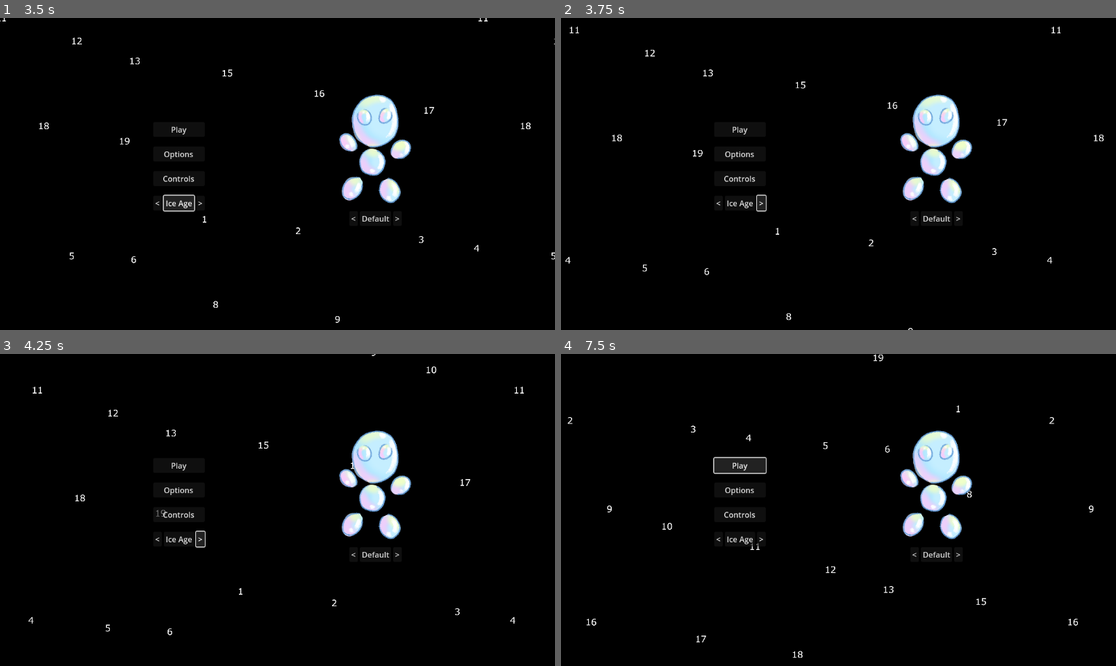
Above: before the commit, frames 1-4 (two rows, left to right).
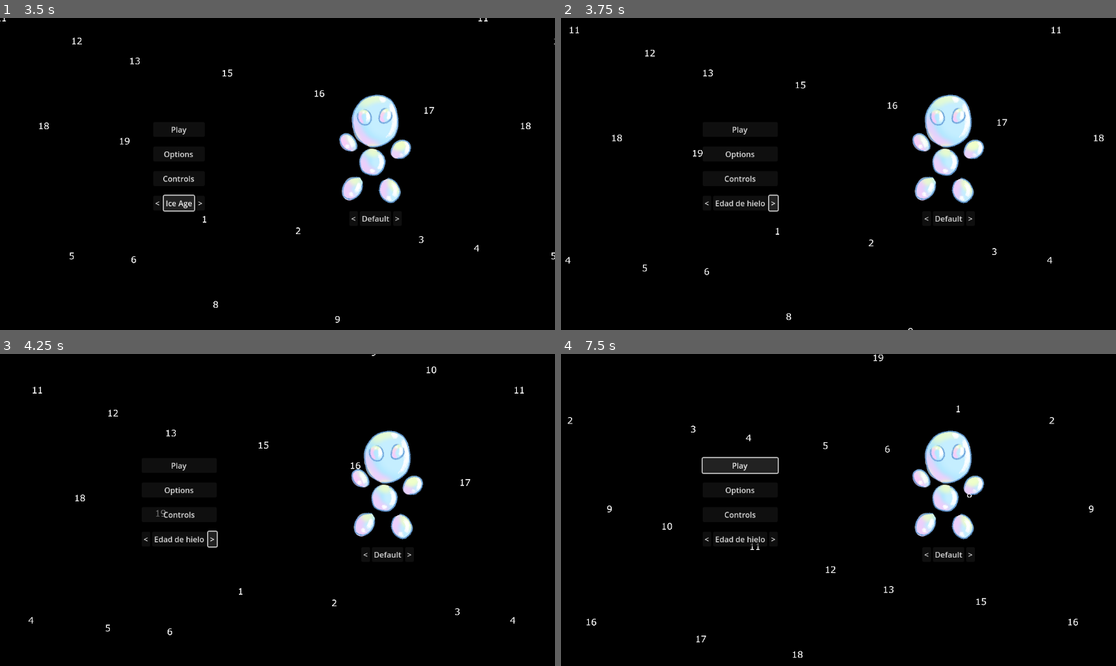
Above: after the commit, the same moments.

Repository: DiossFer/GameJam25-Articuno
Game: Godot game, scene res://menu.tscn
The game is run twice, just before and just after one commit, with the same random seed, the same clock (stepped at 60 frames per second) and the same inputs. The project has no main scene, so this scene is started directly.
Inputs (mouse positions are in pixels of both pictures, inside the frame that each line leads up to):
- Up to frame 1 (3.5 s): click "Options" at 0.5 s; click "Controls" at 1.25 s; click "<" at 2 s; click "Ice Age" at 2.75 s
- Up to frame 2 (3.75 s): click ">" at 3.5 s
- Up to frame 3 (4.25 s): no input
- Up to frame 4 (7.5 s): click (738, 538) at 4.25 s, where only the run after the commit has a clickable "Edad de hielo"; click "<" at 5 s; click "Default" at 5.75 s; click ">" at 6.5 s; click "Play" at 7.25 s

Frame 1 is identical in both runs. In frame 2, 3.5% of the frame differs, in the area x 25-77%, y 24-66%; in frame 3, 3.5%; in frame 4, 3.6%.

Commit message:
Menu Update Buttons

Diff:
--- /dev/null
+++ b/gamejamprojectarticuno/menu.gd
@@ -0,0 +1,107 @@
+extends Control
+
+var mute
+var mapa
+var skin
+
+var nivel = 0
+
+# Called when the node enters the scene tree for the first time.
+func _ready() -> void:
+	load_settings()
+
+
+
+# Called every frame. 'delta' is the elapsed time since the previous frame.
+func _process(delta: float) -> void:
+	pass
+
+
+func _on_right_b_skin_pressed() -> void:
+	pass # Derecha Skin
+
+
+func _on_left_b_skin_pressed() -> void:
+	pass # Izquierda Skin
+
+
+func _on_right_b_level_pressed() -> void:
+	#nivel = obtener_nivel()
+	nivel += 1
+	nivel %= 5
+	print(nivel)
+	actualizar_mapa()
+	actualizar_interfaz()
+
+	save_settings()
+
+
+func _on_left_b_level_pressed() -> void:
+	pass # Izquierda Level
+
+
+func _on_controls_pressed() -> void:
+	pass # Controls Scene #TODO
+
+
+func _on_options_pressed() -> void:
+	pass # Options Scene #TODO
+
+
+func _on_play_pressed() -> void:
+	pass # Game Scene #TODO
+
+func save_settings():
+	var config = ConfigFile.new()
+
+	config.set_value("audio", "audio", mute)
+	config.set_value("juego", "mapa", mapa)
+	config.set_value("juego", "skin", skin)
+
+	config.save("settings.cfg")
+
+
+
+func load_settings():
+	var config = ConfigFile.new()
+
+	config.load("settings.cfg")
+
+	mute = config.get_value("audio", "mute", false)
+	mapa = config.get_value("juego", "mapa", "jungle")
+	skin = config.get_value("juego", "skin", "Default")
+
+func obtener_nivel () -> int:
+
+	var num = 0
+
+	if (mapa=="Jungla"):
+		num=0
+	elif (mapa=="Edad de hielo"):
+		num=1
+	elif (mapa=="Volcan"):
+		num=2
+	elif (mapa=="Edad media"):
+		num=3
+	elif (mapa=="Cyberpunk"):
+		num=4
+
+	return num
+
+
+
+func actualizar_mapa ():
+	if (nivel==0):
+		mapa="Jungla"
+	elif (nivel==1):
+		mapa="Edad de hielo"
+	elif (nivel==2):
+		mapa="Volcan"
+	elif (nivel==3):
+		mapa="Edad media"
+	elif (nivel==4):
+		mapa="Cyberpunk"
+
+func actualizar_interfaz ():
+	$"HBoxContainer/VBoxContainer/HBoxContainer/mapa".text = mapa
+	pass#TODO
--- a/gamejamprojectarticuno/menu.tscn
+++ b/gamejamprojectarticuno/menu.tscn
@@ -1,7 +1,8 @@
-[gd_scene load_steps=3 format=3 uid="uid://cpiy3yaroyvu2"]
+[gd_scene load_steps=4 format=3 uid="uid://cpiy3yaroyvu2"]
 
+[ext_resource type="Script" path="res://menu.gd" id="1_0t03q"]
 [ext_resource type="Texture2D" uid="uid://g7ds11do33qh" path="res://Assets/Sprites/Pompa.png" id="1_qj2ld"]
-[ext_resource type="PackedScene" uid="uid://ba7ibhe6ikme" path="res://Scenes/parallax_background.tscn" id="2_f587w"]
+[ext_resource type="PackedScene" uid="uid://bosxs58l0kwmg" path="res://Scenes/parallax_background.tscn" id="2_f587w"]
 
 [node name="Menu" type="Control"]
 layout_mode = 3
@@ -10,6 +11,7 @@
 anchor_bottom = 1.0
 grow_horizontal = 2
 grow_vertical = 2
+script = ExtResource("1_0t03q")
 
 [node name="HBoxContainer" type="HBoxContainer" parent="."]
 layout_mode = 1
@@ -46,11 +48,11 @@
 [node name="HBoxContainer" type="HBoxContainer" parent="HBoxContainer/VBoxContainer"]
 layout_mode = 2
 
-[node name="rightBLevel2" type="Button" parent="HBoxContainer/VBoxContainer/HBoxContainer"]
+[node name="leftBLevel" type="Button" parent="HBoxContainer/VBoxContainer/HBoxContainer"]
 layout_mode = 2
 text = "<"
 
-[node name="Ice Age" type="Button" parent="HBoxContainer/VBoxContainer/HBoxContainer"]
+[node name="mapa" type="Button" parent="HBoxContainer/VBoxContainer/HBoxContainer"]
 layout_mode = 2
 text = "Ice Age
 "
@@ -63,7 +65,7 @@
 layout_mode = 2
 size_flags_horizontal = 10
 
-[node name="Sprite2D" type="Sprite2D" parent="HBoxContainer/VBoxContainer2"]
+[node name="CharacterSkin" type="Sprite2D" parent="HBoxContainer/VBoxContainer2"]
 position = Vector2(53.5, 55)
 scale = Vector2(0.211, 0.22)
 texture = ExtResource("1_qj2ld")
@@ -86,3 +88,11 @@
 text = ">"
 
 [node name="ParallaxBackground" parent="." instance=ExtResource("2_f587w")]
+
+[connection signal="pressed" from="HBoxContainer/VBoxContainer/Play" to="." method="_on_play_pressed"]
+[connection signal="pressed" from="HBoxContainer/VBoxContainer/Options" to="." method="_on_options_pressed"]
+[connection signal="pressed" from="HBoxContainer/VBoxContainer/Controls" to="." method="_on_controls_pressed"]
+[connection signal="pressed" from="HBoxContainer/VBoxContainer/HBoxContainer/leftBLevel" to="." method="_on_left_b_level_pressed"]
+[connection signal="pressed" from="HBoxContainer/VBoxContainer/HBoxContainer/rightBLevel" to="." method="_on_right_b_level_pressed"]
+[connection signal="pressed" from="HBoxContainer/VBoxContainer2/HBoxContainer/leftBSkin" to="." method="_on_left_b_skin_pressed"]
+[connection signal="pressed" from="HBoxContainer/VBoxContainer2/HBoxContainer/rightBSkin" to="." method="_on_right_b_skin_pressed"]
--- /dev/null
+++ b/gamejamprojectarticuno/settings.cfg
@@ -0,0 +1,8 @@
+[audio]
+
+audio=false
+
+[juego]
+
+mapa="Edad de hielo"
+skin="a"
Binary file added: gamejamprojectarticuno/Assets/Sprites/Pompa2.png
Not shown, added: gamejamprojectarticuno/Assets/Sprites/Pompa2.png.import
Binary file added: gamejamprojectarticuno/Assets/Sprites/Pompa3.png
Not shown, added: gamejamprojectarticuno/Assets/Sprites/Pompa3.png.import
